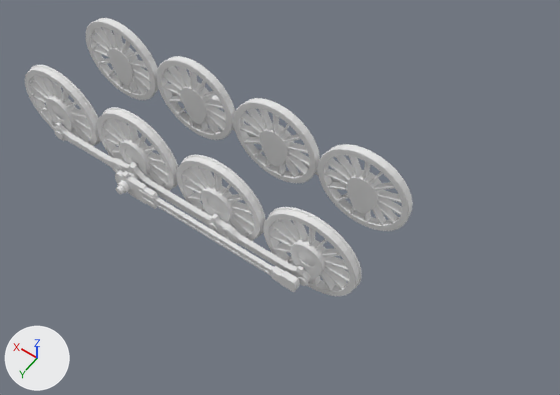
Before and after pictures for a commit that changed the Blender file USRA Heavy Mikado/model/Light Mikado.blend.
One viewpoint serves both versions: a 50 mm lens placed at (-6.47, 6.25, 10.38), pointed at (-2.03, 0.04, 0.62). Lighting does not change. The marker at lower left points along +X, +Y and +Z.

The scene before the commit, as lines of its bpy script (objects in view):
```python
ob_cube_001 = bpy.data.objects.new('Cube.001', me_cube_003)
ob_cube_001.location = (2.0, 0.94, 0.4)
ob_cube_002 = bpy.data.objects.new('Cube.002', me_cube_005)
ob_cube_002.location = (0.29, 1.02, 0.4)
ob_cube_003 = bpy.data.objects.new('Cube.003', me_cube_006)
ob_cube_003.location = (0.29, 1.02, 0.4)
ob_cylinder = bpy.data.objects.new('Cylinder', me_cylinder_002)
ob_cylinder.location = (2.03, 0.77, 0.82)
ob_cylinder.rotation_euler = (1.571, 0.0, 0.0)  # degrees (90, 0, 0)
ob_cylinder_001 = bpy.data.objects.new('Cylinder.001', me_cylinder_002)
ob_cylinder_001.location = (0.32, 0.77, 0.82)
ob_cylinder_001.rotation_euler = (1.571, 0.0, 0.0)  # degrees (90, 0, 0)
ob_cylinder_002 = bpy.data.objects.new('Cylinder.002', me_cylinder_002)
ob_cylinder_002.location = (-1.39, 0.77, 0.82)
ob_cylinder_002.rotation_euler = (1.571, 0.0, 0.0)  # degrees (90, 0, 0)
ob_cylinder_003 = bpy.data.objects.new('Cylinder.003', me_cylinder_002)
ob_cylinder_003.location = (-3.1, 0.77, 0.82)
ob_cylinder_003.rotation_euler = (1.571, 0.0, 0.0)  # degrees (90, 0, 0)
```
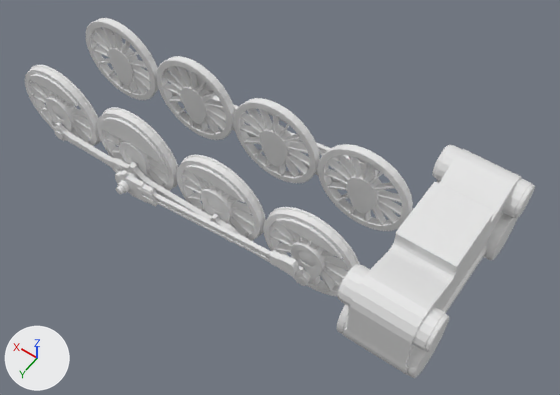
Location of each change, (x1, y1, x2, y2) in pixels of the pictures (560 x 395 px):
'Cube.006', added
    after: (343, 149, 521, 375)
'Cylinder.001', reshaped
    both: (97, 56, 235, 191)
'Cube.004', added
    after: (337, 144, 535, 378)
'Cube.003', turned
    before: (138, 189, 300, 292)
    after: (137, 111, 379, 276)
'Cube.002', turned
    before: (115, 171, 157, 209)
    after: (115, 95, 239, 207)
part 1 of me_cylinder_002, added
    after: (28, 30, 381, 259)

Patch to the scene script:
```diff
--- a/USRA Heavy Mikado/model/Light Mikado.blend.py
+++ b/USRA Heavy Mikado/model/Light Mikado.blend.py
@@ me_cylinder_002 @@
 # used by ob_cylinder; location = (2.03, 0.77, 0.82); rotation_euler = (1.571, 0.0, 0.0), in degrees (90, 0, 0)
-me_cylinder_002.from_pydata(...)  # 601 vertices, 571 faces; spans x -0.84..0.84, y -0.84..0.84, z -0.11..0.1
+me_cylinder_002.from_pydata(...)  # 623 vertices, 584 faces; spans x -0.84..0.84, y -0.84..0.84, z -0.11..0.1
+# me_cylinder_002 part 1: a new loose piece of 22 vertices spanning x -0.57..0.57, y 0.47..0.74, z -0.09..-0.05
@@ me_cube_004 @@
+me_cube_004.from_pydata(...)  # 90 vertices, 46 faces, 1 loose edge; spans x -0.56..0.43, y 0.0..1.6, z 0.44..2.02
@@ me_cube @@
+me_cube.from_pydata(...)  # 480 vertices, 436 faces; spans x -0.75..0.62, y 0.73..1.59, z 0.45..1.89
@@ ob_cube_002 @@
 ob_cube_002.location = (0.29, 1.02, 0.4)
+ob_cube_002.rotation_euler = (0.0, 0.131, 0.0)  # degrees (0, 7.5, 0)
@@ ob_cube_003 @@
 ob_cube_003.location = (0.29, 1.02, 0.4)
+ob_cube_003.rotation_euler = (0.0, 0.131, 0.0)  # degrees (0, 7.5, 0)
@@ ob_cube_006 @@
+ob_cube_006 = bpy.data.objects.new('Cube.006', me_cube_004)
+ob_cube_006.location = (-4.64, 0.0, 0.0)
+_m = ob_cube_006.modifiers.new('Mirror', 'MIRROR')
+_m.use_axis = (False, True, False)
+_m.mirror_object = ob_origin
@@ ob_cube_004 @@
+ob_cube_004 = bpy.data.objects.new('Cube.004', me_cube)
+ob_cube_004.location = (-4.64, 0.0, 0.0)
+_m = ob_cube_004.modifiers.new('Mirror', 'MIRROR')
+_m.use_axis = (False, True, False)
+_m.mirror_object = ob_origin
```
